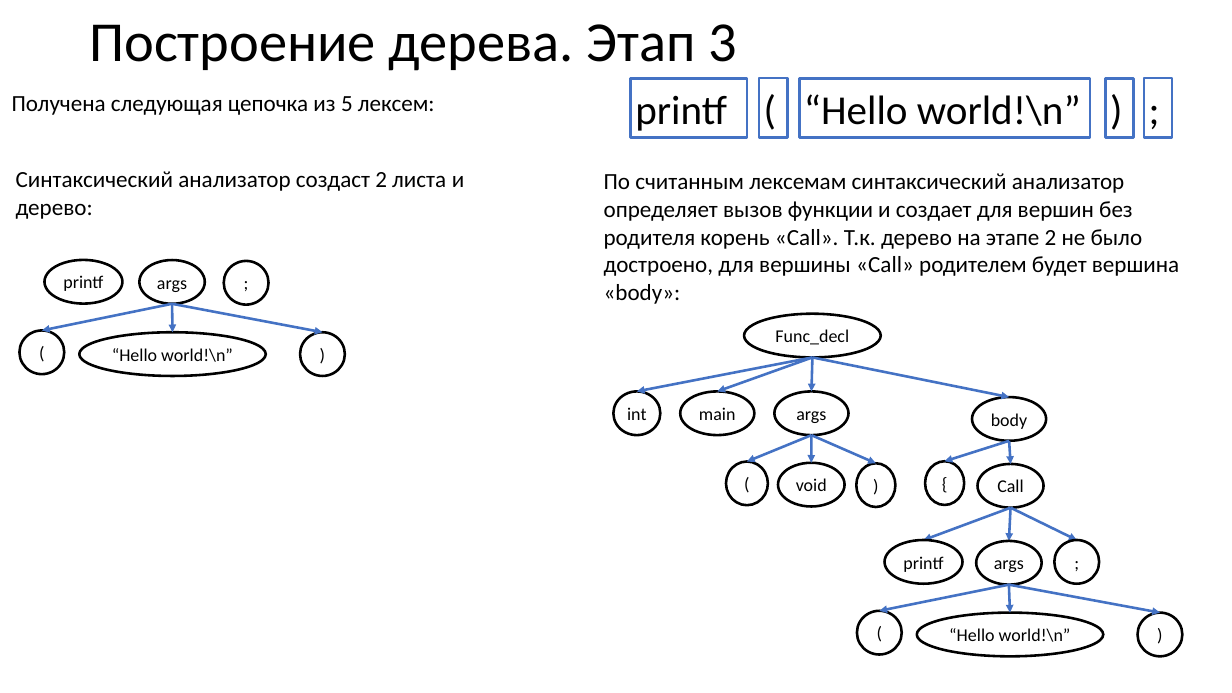
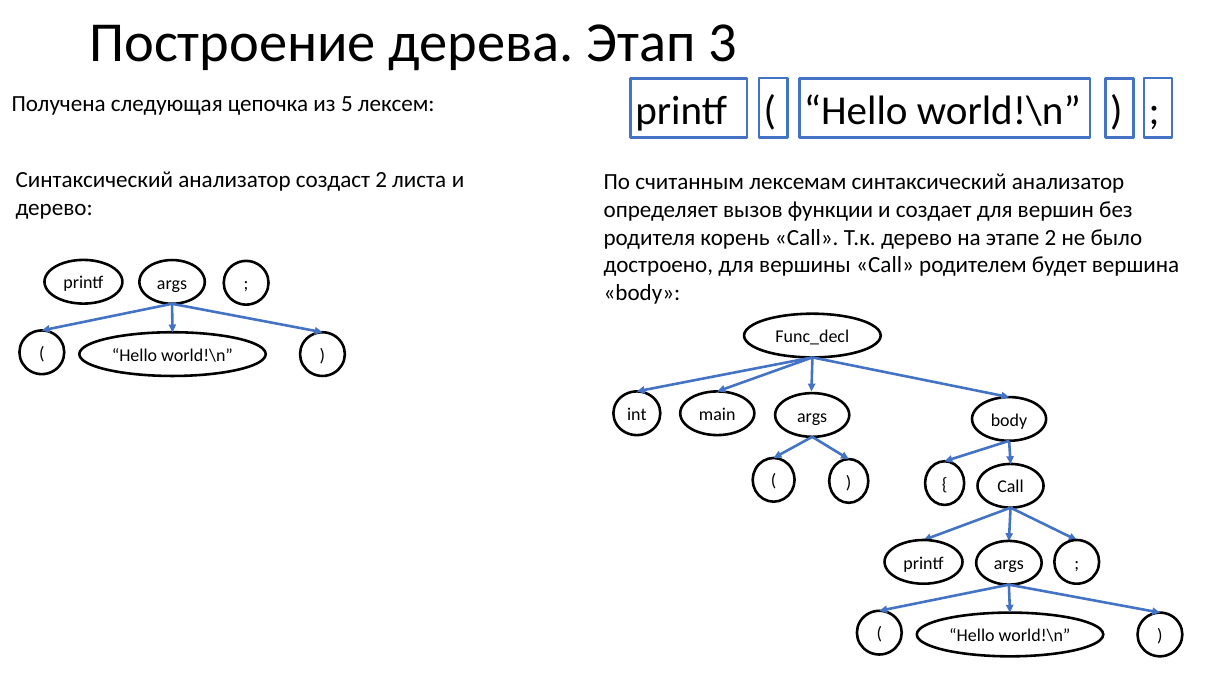
Before and after one commit to goddamnteam/korzun, a slide deck: slide 7 of task1.pptx. Drawn at 1232x693 pixels with LibreOffice and Linux fonts; fonts in the diff are those of the drawing. Boxes give left, top, right and bottom in pixels: in the first picture for what was removed or moved away, otherwise in the second. Text is boxed around its words. In the diff, an @@ line names an element or a change of style, - is before the commit and + after.

```diff
--- a/task1.pptx
+++ b/task1.pptx
@@ arrow moved from (811, 435) - (747, 461) to (812, 437) - (774, 458) @@
@@ arrow removed from (811, 435) to (811, 463) @@
@@ arrow moved from (811, 435) - (876, 463) to (812, 437) - (849, 459) @@
@@ ellipse "(": place and size @@
-ellipse "(" at [726,461,768,505]
+ellipse "(" at [753,458,795,502]
@@ ellipse removed at [778,463,845,506] @@
-void
@@ ellipse ")": place and size @@
-ellipse ")" at [857,463,896,506]
+ellipse ")" at [829,459,868,503]
```
Also in this commit, not shown: 9 other slides changed.
